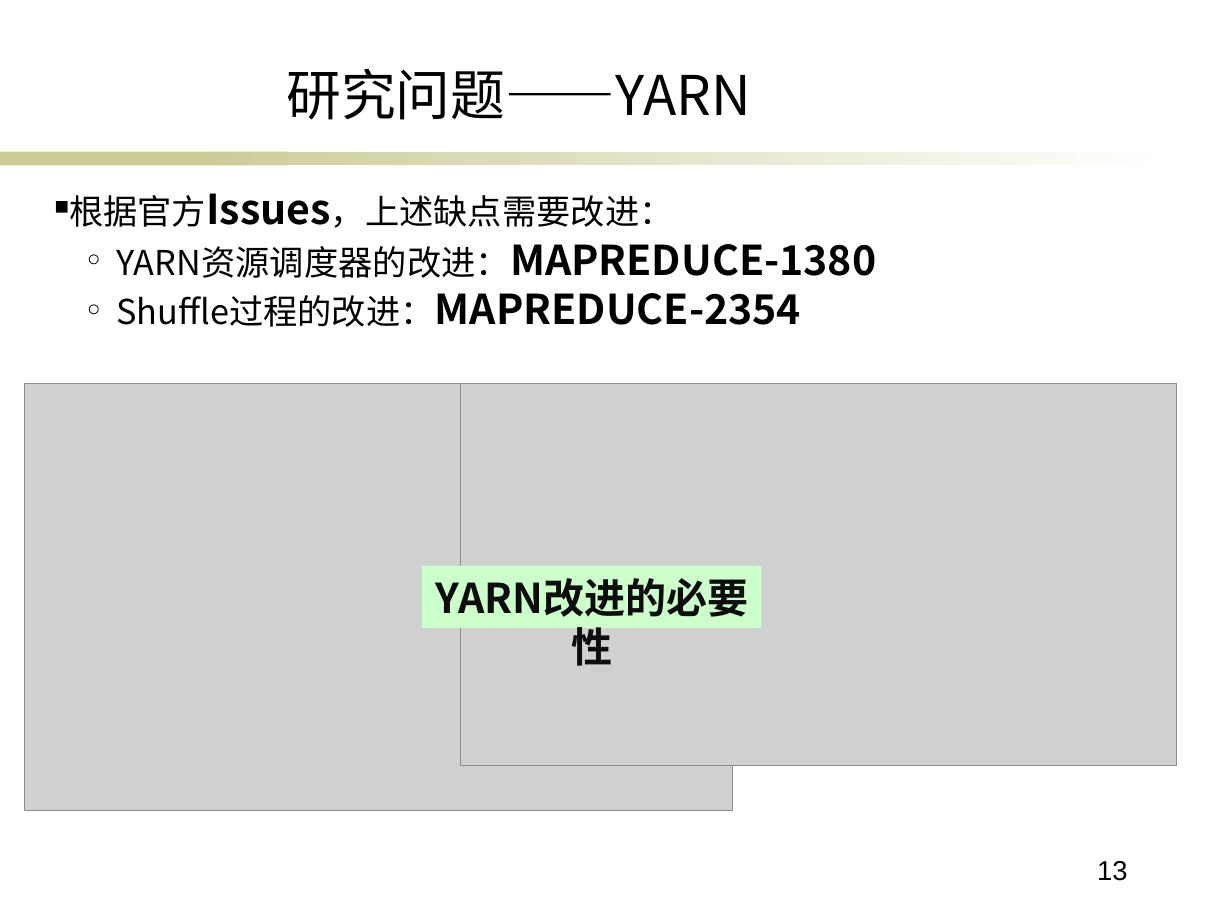
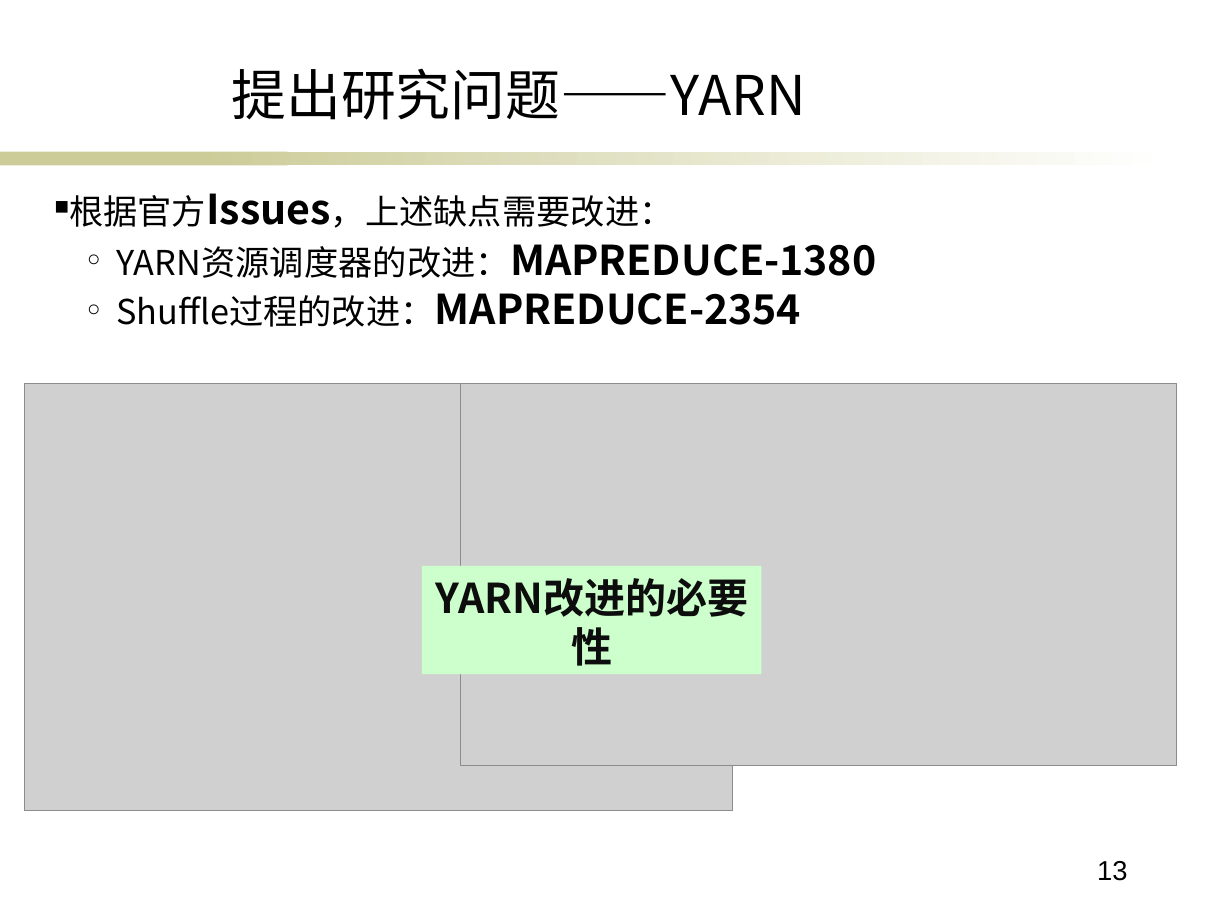
Before and after one commit to ericsonyc/paper, a slide deck: slide 13 of 毕业答辩.pptx. Drawn at 1232x924 pixels with LibreOffice and Linux fonts; fonts in the diff are those of the drawing; grey boxes stand for pictures; background and template pictures are left out. Boxes give left, top, right and bottom in pixels: in the first picture for what was removed or moved away, otherwise in the second. Text is boxed around its words. In the diff, an @@ line names an element or a change of style, - is before the commit and + after.

```diff
--- a/毕业答辩.pptx
+++ b/毕业答辩.pptx
@@ text at [232,68,807,120]: text changed @@
-研究问题——YARN
+提出研究问题——YARN
@@ rectangle "YARN改进的必要性": place and size @@
-rectangle "YARN改进的必要性" at [423,565,763,627]
+rectangle "YARN改进的必要性" at [423,565,763,674]
```
Also in this commit, not shown: 8 other slides changed, 1 other file.
